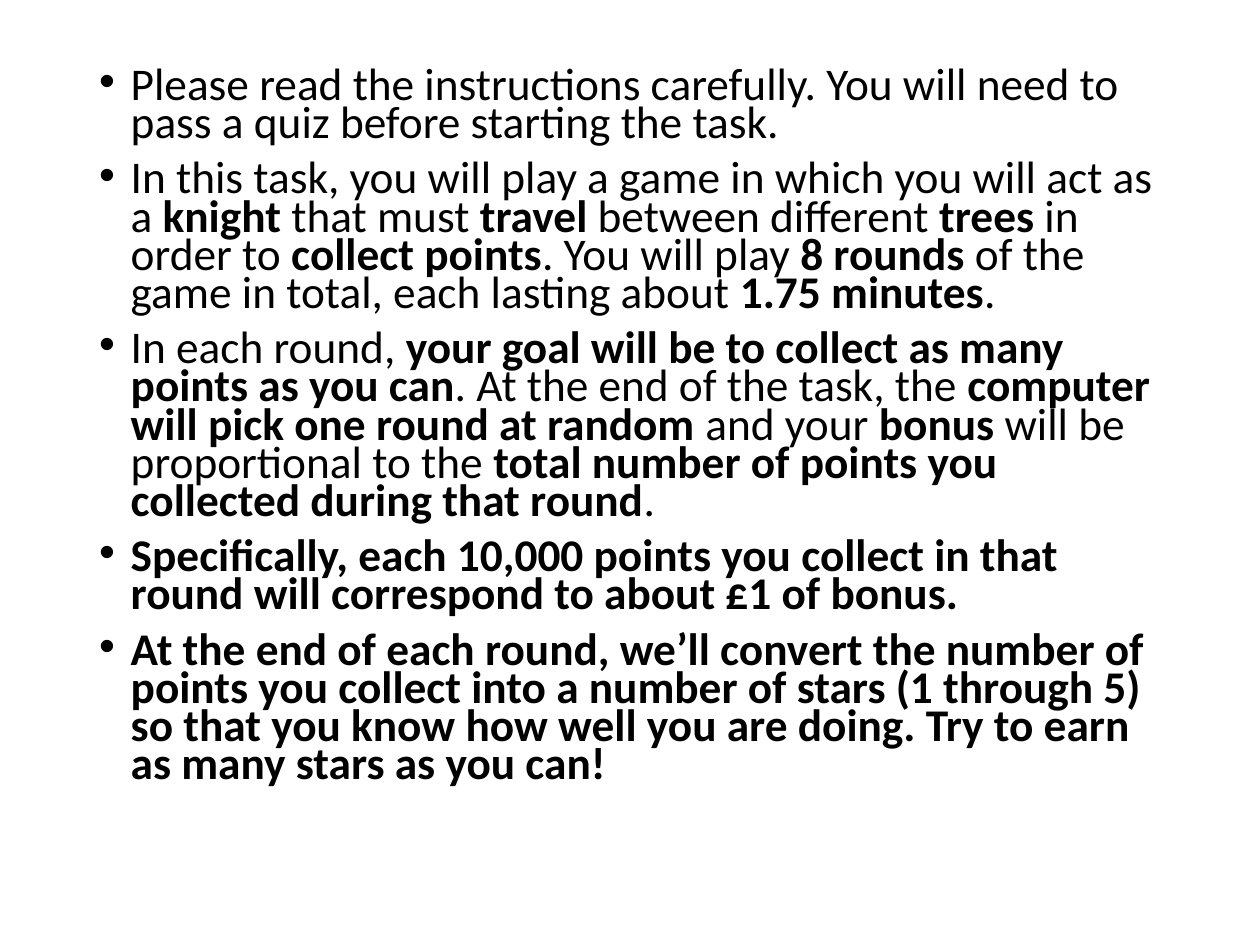
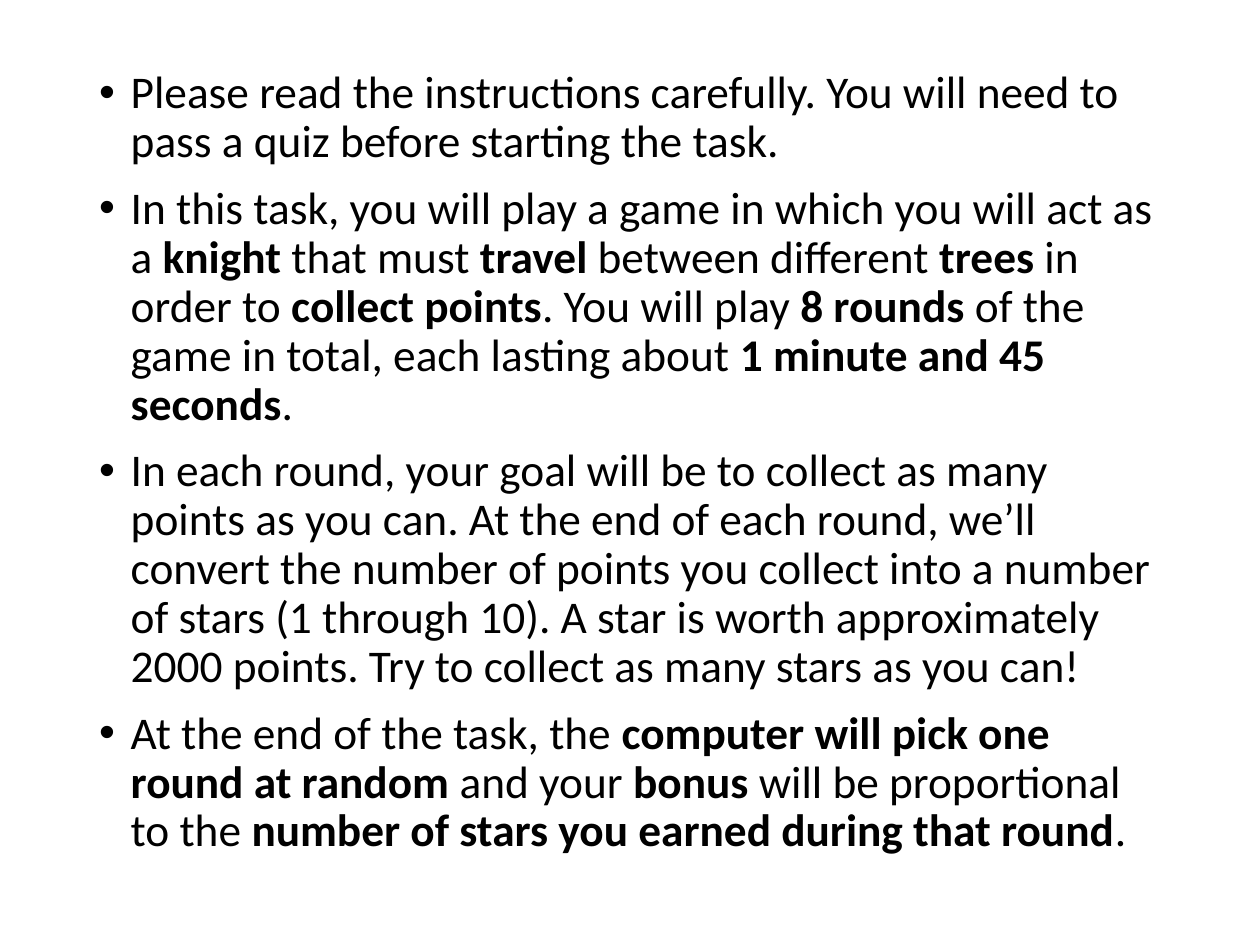
Before and after one commit to evanrussek/Lockin_Study, a slide deck: slide 1 of public/forage_task/Stimuli/forage_instructions.pptx. Drawn at 1260x945 pixels with LibreOffice and Linux fonts; fonts in the diff are those of the drawing. Boxes give left, top, right and bottom in pixels: in the first picture for what was removed or moved away, otherwise in the second. Text is boxed around its words. In the diff, an @@ line names an element or a change of style, - is before the commit and + after.

```diff
--- a/public/forage_task/Stimuli/forage_instructions.pptx
+++ b/public/forage_task/Stimuli/forage_instructions.pptx
@@ text at <box>131,76,1119,165</box>: line spacing 0.7 to 0.9 @@
@@ text at <box>131,192,1152,854</box>: text changed; bold off @@
-• In this task, you will play a game in which you will act as a knight that must travel between different trees in order to collect points. You will play 8 rounds of the game in total, each lasting about 1.75 minutes.
-• In each round, your goal will be to collect as many points as you can. At the end of the task, the computer will pick one round at random and your bonus will be proportional to the total number of points you collected during that round.
-• Specifically, each 10,000 points you collect in that round will correspond to about £1 of bonus.
-• At the end of each round, we’ll convert the number of points you collect into a number of stars (1 through 5) so that you know how well you are doing. Try to earn as many stars as you can!
+• In this task, you will play a game in which you will act as a knight that must travel between different trees in order to collect points. You will play 8 rounds of the game in total, each lasting about 1 minute and 45 seconds.
+• In each round, your goal will be to collect as many points as you can. At the end of each round, we’ll convert the number of points you collect into a number of stars (1 through 10). A star is worth approximately 2000 points. Try to collect as many stars as you can!
+• At the end of the task, the computer will pick one round at random and your bonus will be proportional to the number of stars you earned during that round.
```
Also in this commit, not shown: 5 other slides changed, 15 other files.
